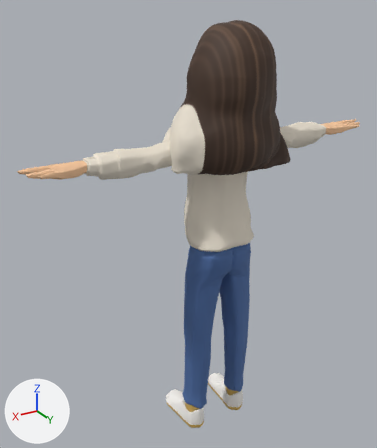
One commit to the glTF model dance/avatar/me.glb: the scene before it, then after it.
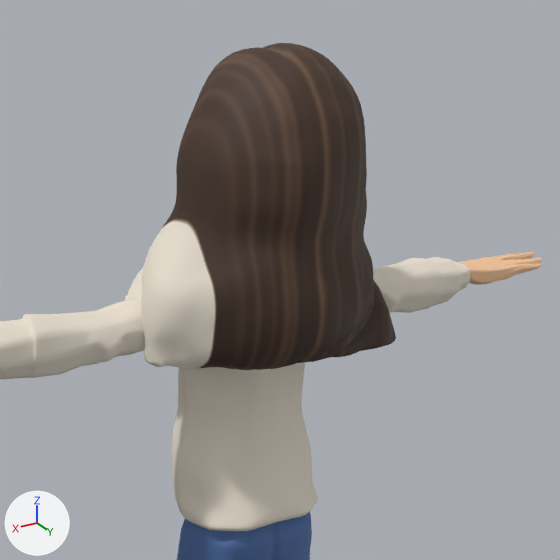
There are two pictures of each version: one whole from a 50 mm camera at (1.225, 1.721, 2.007) aimed at (0.098, -0.157, 1.068), one close up on the part from 27% to 98% of the width and 0% to 59% of the height. Lighting does not change. The marker at lower left points along +X, +Y and +Z. The last two pictures show the newer version. Where no turn or scale is listed for an object, it has been applied to the vertices. Vertices at exactly the same position are counted once.

Objects in the first close-up: 'Casual_Body.001', 'HeadMesh', 'Punk_Legs'.
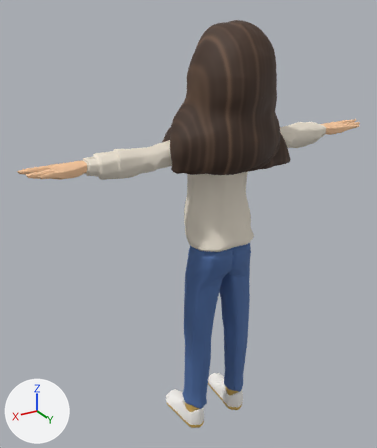
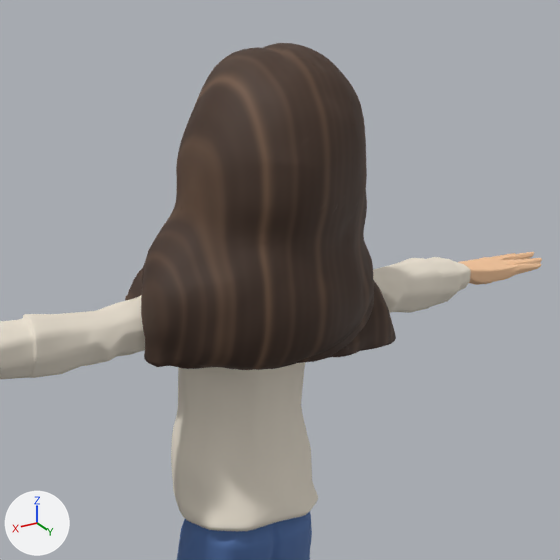
The change, as a list of edits to the scene's bpy script:
```text
Change me_head:
    where me_head.from_pydata(...)  # 18339 vertices, 36607 faces; spans x -0.277..0.277, y -0.172..0.233, z -0.007..0.558
    used by ob_headmesh; location = (0.0, -0.041, 1.377)
    me_head part 1: 36602 kept faces spanning x -0.277..0.277, y -0.172..0.233, z -0.007..0.558 get new texture (UV) coordinates
```

Boxes [x1, y1, x2, y2] around the edits, measured in the close-ups (560 x 560 px):
part 1 of me_head, surface changed
    both: [125, 51, 361, 370]
